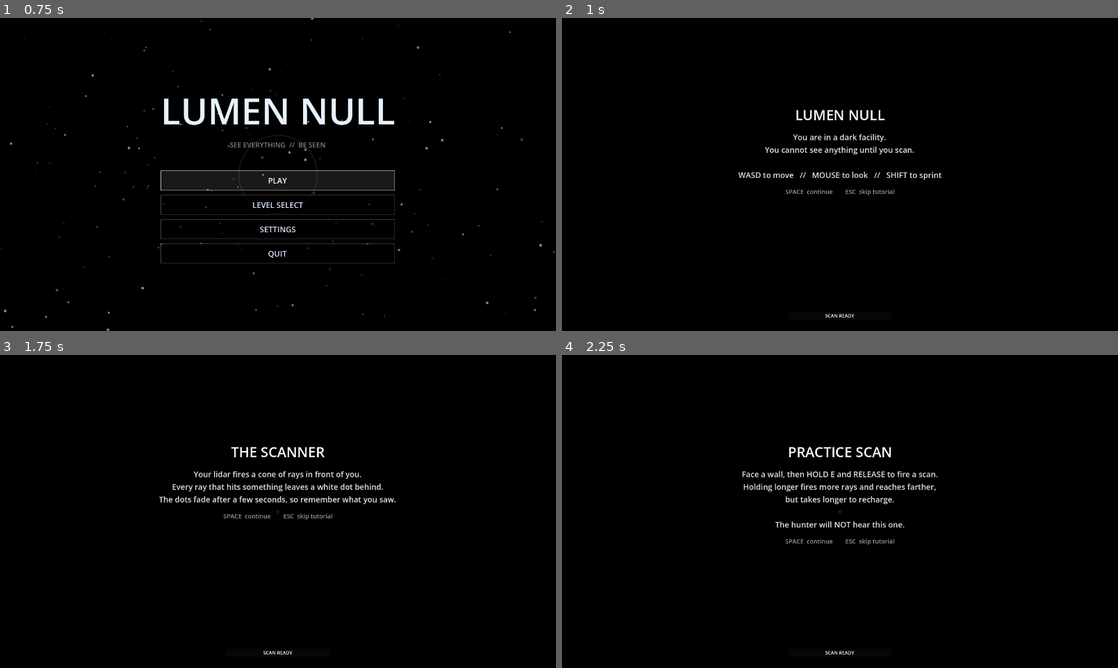
Above: before the commit, frames 1-4 (two rows, left to right).
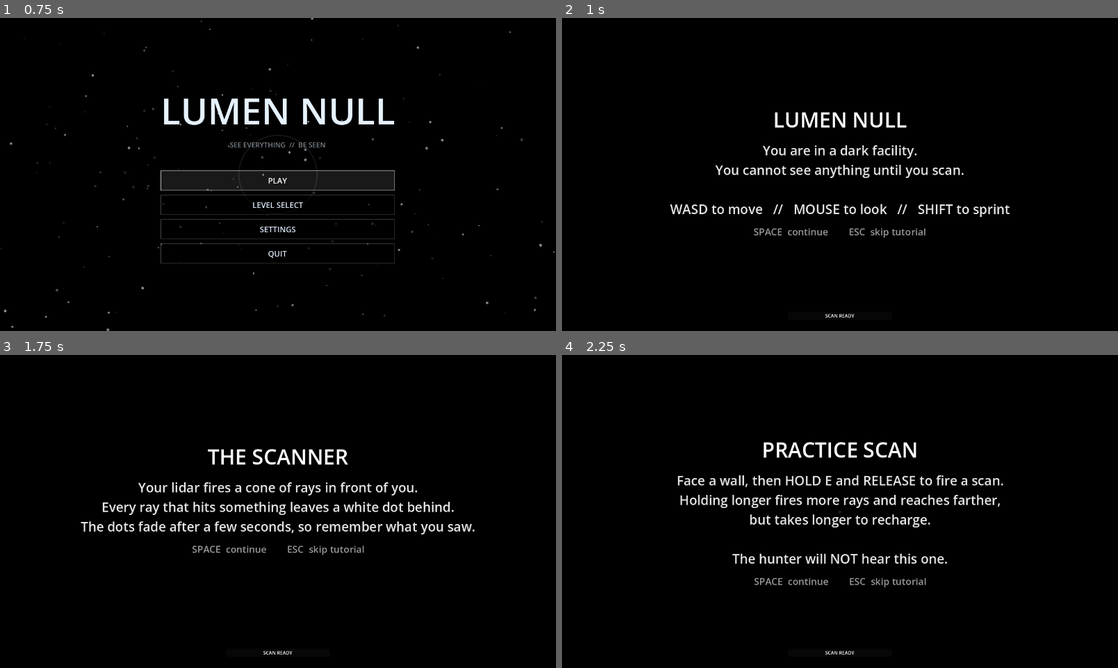
Above: after the commit, the same moments.

Repository: eliasz-git/lumen-null
Game: Godot game, scene res://scenes/title_screen.tscn
Same seed, same stepped clock (60 frames per second), same inputs: the game is played once before the commit and once after it. Sound files missing from this copy of the repository are replaced by a short silence.
Inputs (mouse positions are in pixels of both pictures, inside the frame that each line leads up to):
- Up to frame 1 (0.75 s): click "PLAY" at 0.5 s
- Up to frame 2 (1 s): no input
- Up to frame 3 (1.75 s): tap Enter at 1.25 s; move the mouse to (305, 511) at 1.27 s; hold W (move_forward) from 1.28 s (still down); hold Shift (sprint) from 1.28 s (still down); tap E (scan) at 1.35 s; tap Space (jump) at 1.52 s
- Up to frame 4 (2.25 s): keep holding W (move_forward); tap Space (jump) at 2 s; move the mouse to (812, 511) at 2.02 s; release Shift (sprint) at 2.03 s; tap Shift (sprint) at 2.1 s

Frame 1 is identical in both runs. In frame 2, 3.2% of the frame differs, in the area x 19-81%, y 29-71%; in frame 3, 4.5%; in frame 4, 4.6%, in the area x 20-80%, y 27-75%.

Commit message:
feat: larger tutorial text, strong-blast hunter stun, horizontal kill check

Diff:
--- a/scenes/hud.tscn
+++ b/scenes/hud.tscn
@@ -49,7 +49,7 @@
 offset_bottom = 42.0
 grow_horizontal = 2
 theme_override_colors/font_color = Color(1, 1, 1, 0.82)
-theme_override_font_sizes/font_size = 14
+theme_override_font_sizes/font_size = 22
 text = "HOLD E, THEN RELEASE  //  SCAN THE DARK"
 horizontal_alignment = 1
 
@@ -170,18 +170,18 @@
 [node name="TooltipTitle" type="Label" parent="Control/Tooltip/TooltipBox"]
 layout_mode = 2
 theme_override_colors/font_color = Color(1, 1, 1, 1)
-theme_override_font_sizes/font_size = 32
+theme_override_font_sizes/font_size = 48
 horizontal_alignment = 1
 
 [node name="TooltipText" type="Label" parent="Control/Tooltip/TooltipBox"]
 layout_mode = 2
 theme_override_colors/font_color = Color(1, 1, 1, 0.9)
-theme_override_font_sizes/font_size = 18
+theme_override_font_sizes/font_size = 30
 horizontal_alignment = 1
 
 [node name="TooltipHint" type="Label" parent="Control/Tooltip/TooltipBox"]
 layout_mode = 2
 theme_override_colors/font_color = Color(1, 1, 1, 0.6)
-theme_override_font_sizes/font_size = 14
+theme_override_font_sizes/font_size = 22
 text = "Press SPACE to continue"
 horizontal_alignment = 1
--- a/scripts/enemy.gd
+++ b/scripts/enemy.gd
@@ -3,7 +3,7 @@
 ## it came from (pathfinding around walls), searches, and chases if you get
 ## close. Sprinting nearby is also audible to it.
 
-enum State { PATROL, REACT, INVESTIGATE, SEARCH, CHASE }
+enum State { PATROL, REACT, INVESTIGATE, SEARCH, CHASE, STUNNED }
 
 @export var patrol_speed := 1.5
 @export var investigate_speed := 3.2
@@ -38,6 +38,7 @@
 var step_left := 0.0
 var glow_pulse := 0.0
 var glow_left := 0.0   # while > 0, keep painting itself in dots
+var stunned_left := 0.0   # while > 0, hunter is stunned and cannot move
 var gravity: float = float(ProjectSettings.get_setting("physics/3d/default_gravity"))
 
 var heartbeat: AudioStreamPlayer
@@ -75,7 +76,7 @@
 
 
 func hear_ping(at: Vector3) -> void:
-	if state == State.CHASE:
+	if state == State.CHASE or state == State.STUNNED:
 		return
 	target = at
 	state = State.REACT
@@ -89,6 +90,15 @@
 	var scanner := get_tree().get_first_node_in_group("scanner")
 	if scanner != null:
 		scanner.paint_hunter(global_position, 150)
+
+
+func get_stunned() -> void:
+	if state == State.STUNNED:
+		return
+	state = State.STUNNED
+	stunned_left = 1.0
+	alert_sound.play()
+	_light_up(0.6)
 
 
 func _physics_process(delta: float) -> void:
@@ -153,6 +163,14 @@
 				state = State.PATROL
 				patrol_i = _nearest_patrol()
 				_set_path(patrol_points[patrol_i])
+		State.STUNNED:
+			_stop(delta)
+			stunned_left -= delta
+			rotation.y += sin(stunned_left * 4.0) * delta * 2.0
+			if stunned_left <= 0.0:
+				state = State.PATROL
+				patrol_i = _nearest_patrol()
+				_set_path(patrol_points[patrol_i])
 		State.CHASE:
 			speed = chase_speed
 			repath_left -= delta
@@ -174,12 +192,14 @@
 	model.animate(horizontal.length(), delta)
 	_footsteps(horizontal.length(), delta)
 
-	if has_player and dist < kill_radius:
-		game.kill()
+	if has_player and state != State.STUNNED:
+		var horizontal_dist := Vector2(global_position.x - player.global_position.x, global_position.z - player.global_position.z).length()
+		if horizontal_dist < kill_radius:
+			game.kill()
 
 
 func _sense_player(player: Node3D, dist: float) -> void:
-	if state != State.CHASE and dist < chase_radius and _has_line_of_sight(player):
+	if state != State.CHASE and state != State.STUNNED and dist < chase_radius and _has_line_of_sight(player):
 		state = State.CHASE
 		repath_left = 0.0
 		alert_sound.play()
--- a/scripts/game_state.gd
+++ b/scripts/game_state.gd
@@ -83,6 +83,12 @@
 			h.hear_ping(position)
 
 
+func stun_hunter_at(position: Vector3) -> void:
+	for h in get_tree().get_group("hunter"):
+		if h.has_method("get_stunned") and h.global_position.distance_to(position) < 14.0:
+			h.get_stunned()
+
+
 func _reset_run() -> void:
 	alive = true
 	won = false
--- a/scripts/player.gd
+++ b/scripts/player.gd
@@ -43,6 +43,7 @@
 	mouse_sensitivity = float(settings.get("mouse_sensitivity"))
 	scan_key = int(settings.get("scan_key"))
 	joy_scan_button = 2
+	scanner.strong_pulse_at.connect(func(pos): game.stun_hunter_at(pos))
 	# Audio: ping on pulse, sting on death.
 	ping_sound = AudioStreamPlayer.new()
 	ping_sound.stream = load("res://sounds/ping.wav")
@@ -180,7 +181,7 @@
 	var t: float = clampf(hold_time / max_hold_time, 0.0, 1.0)
 	scanner.ray_count = int(lerpf(min_ray_count, max_ray_count, t))
 	scanner.max_range = lerpf(12.0, 24.0, t)
-	scanner.scan()
+	scanner.scan(t)
 	if ping_sound:
 		ping_sound.volume_db = 0.0
 		ping_sound.pitch_scale = 1.0
--- a/scripts/scanner.gd
+++ b/scripts/scanner.gd
@@ -20,6 +20,7 @@
 var last_kind_hits := [0, 0, 0]   # world, hunter, exit gate (last scan)
 
 signal scan_fired(origin: Vector3, forward: Vector3, hit_count: int)
+signal strong_pulse_at(position: Vector3)
 
 
 func _ready() -> void:
@@ -57,7 +58,7 @@
 	material.set_shader_parameter("now", elapsed)
 
 
-func scan() -> int:
+func scan(charge: float = 1.0) -> int:
 	var origin := global_position
 	var forward := -global_transform.basis.z
 	var up := Vector3.UP
@@ -70,6 +71,7 @@
 	var cos_max := cos(cone_rad)
 	var space := get_world_3d().direct_space_state
 	var hits := 0
+	var strong_hunter_hit := false
 	last_kind_hits = [0, 0, 0]
 
 	for i in ray_count:
@@ -96,6 +98,8 @@
 		if collider is Node:
 			if (collider as Node).is_in_group("hunter"):
 				kind = 1.0
+				if charge >= 0.8:
+					strong_hunter_hit = true
 			elif (collider as Node).is_in_group("beacon"):
 				kind = 2.0
 			if (collider as Node).has_method("on_scan"):
@@ -107,6 +111,8 @@
 
 	multimesh.visible_instance_count = filled
 	scan_fired.emit(origin, forward, hits)
+	if strong_hunter_hit:
+		strong_pulse_at.emit(origin)
 	return hits
 
 
